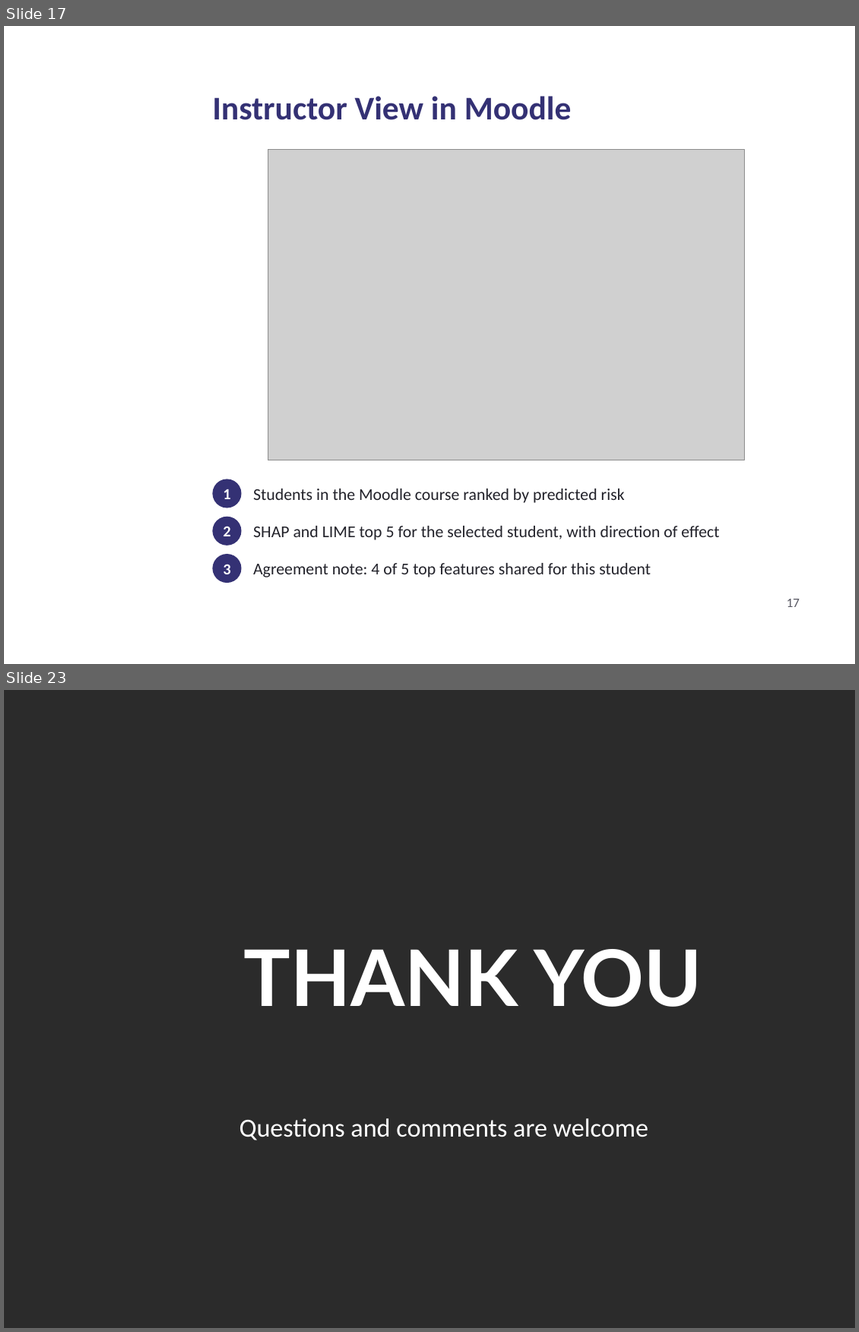
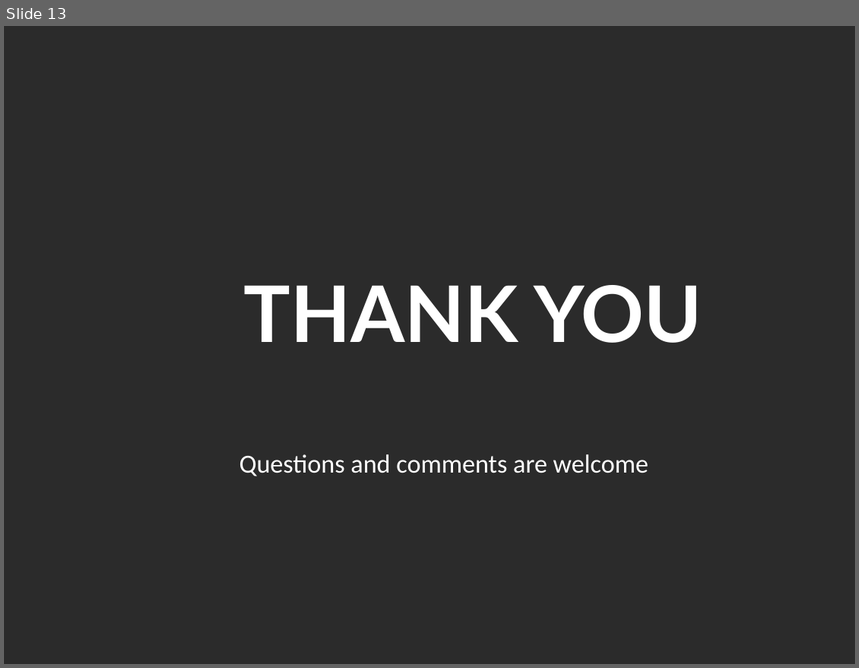
Before and after one commit to daniel-larry/python-run-result, a slide deck: Internal_Defense_Presentation.pptx. Shown one above the other, each under a label of ours: slides 17 and 23 before the commit, slide 13 after it; the slides between them are not shown. The pictures are 859x1332 and 859x668 pixels, drawn with LibreOffice and Linux fonts; fonts in the diff are those of the drawing; grey boxes stand for pictures; background and template pictures are left out; a plain dark background stands for a picture behind light text. Boxes give left, top, right and bottom in pixels: in the first picture for what was removed or moved away, otherwise in the second. Text is boxed around its words. In the diff, an @@ line names an element or a change of style, - is before the commit and + after.

```diff
--- a/Internal_Defense_Presentation.pptx
+++ b/Internal_Defense_Presentation.pptx
@@ slide 17 removed at box(4, 26, 855, 664), background picture (left out) @@
@@ title removed at box(212, 96, 572, 120) @@
-Instructor View in Moodle
@@ picture removed at box(268, 149, 744, 461) @@
@@ ellipse removed at box(212, 480, 241, 509) @@
-1
@@ text removed at box(253, 489, 625, 503) @@
-Students in the Moodle course ranked by predicted risk
@@ ellipse removed at box(212, 517, 241, 546) @@
-2
@@ text removed at box(253, 526, 719, 541) @@
-SHAP and LIME top 5 for the selected student, with direction of effect
@@ ellipse removed at box(212, 555, 241, 584) @@
-3
@@ text removed at box(253, 563, 651, 578) @@
-Agreement note: 4 of 5 top features shared for this student
@@ text removed at box(787, 599, 800, 607) @@
-17
@@ what was slide 23 is now slide 13 @@
```
Also in this commit, not shown: 4 slides changed, 8 slides added, 17 other slides removed.
